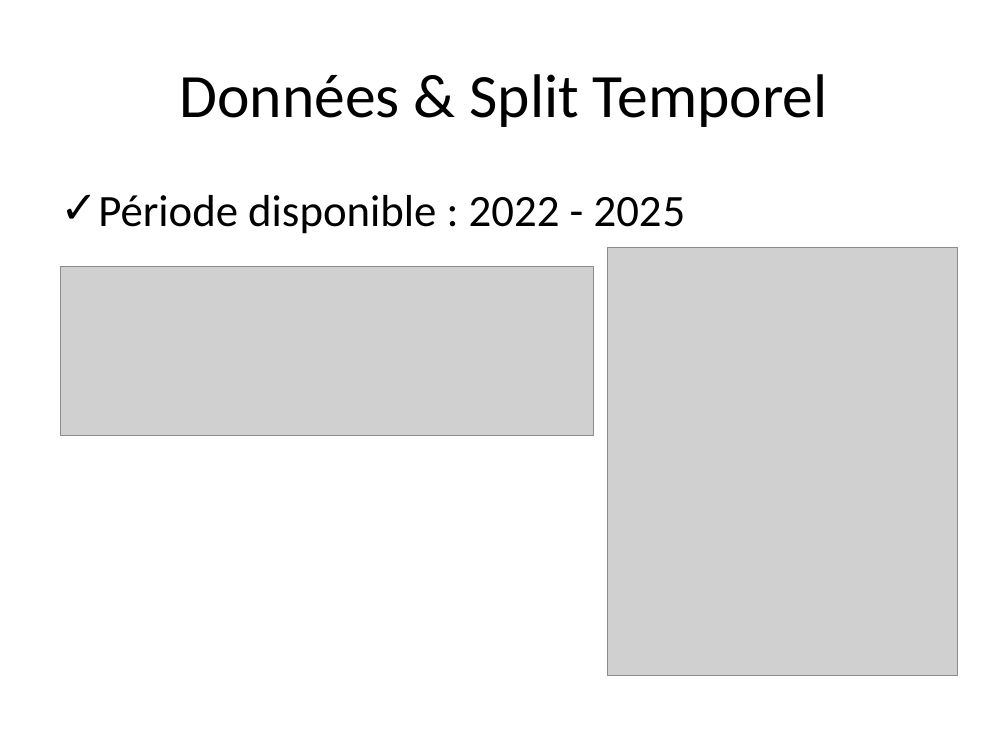
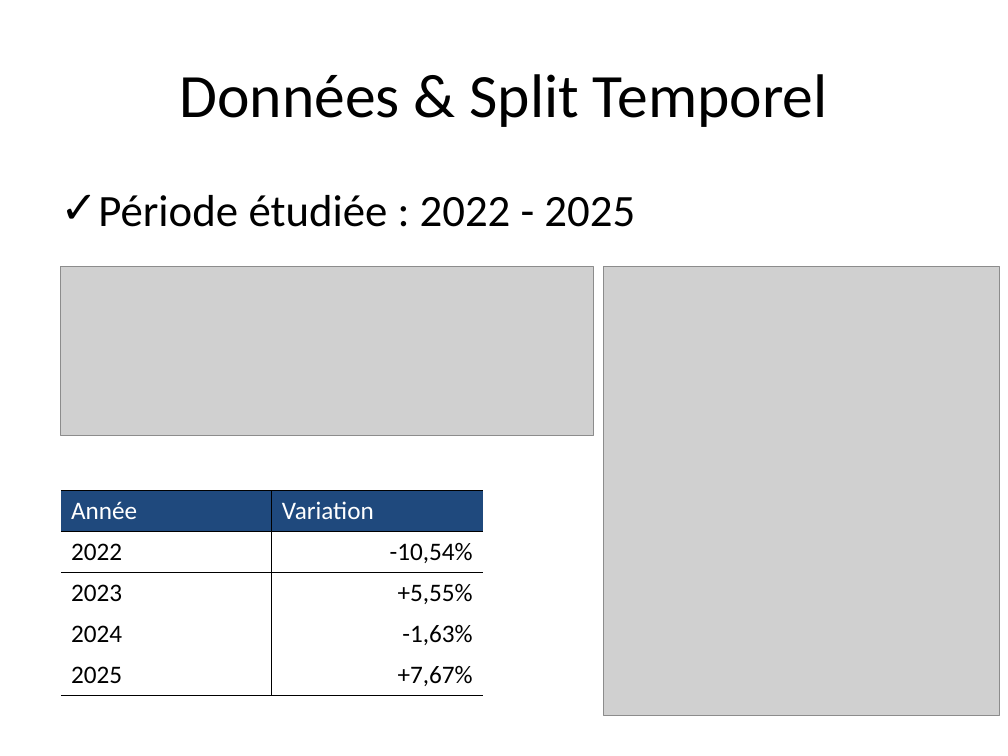
Before and after one commit to BeanEden/Projet_trading, a slide deck: slide 3 of Presentation_Projet_Trading.pptx (slide 4 before the commit). Drawn at 1008x756 pixels with LibreOffice and Linux fonts; fonts in the diff are those of the drawing; grey boxes stand for pictures; background and template pictures are left out. Boxes give left, top, right and bottom in pixels: in the first picture for what was removed or moved away, otherwise in the second. Text is boxed around its words. In the diff, an @@ line names an element or a change of style, - is before the commit and + after.

```diff
--- a/Presentation_Projet_Trading.pptx
+++ b/Presentation_Projet_Trading.pptx
@@ text at [98, 195, 635, 227]: text changed @@
-✓ Période disponible : 2022 - 2025
+✓ Période étudiée : 2022 - 2025
@@ picture: place and size @@
-picture at [608, 248, 958, 675]
+picture at [604, 267, 999, 716]
@@ table added at [60, 491, 482, 692], 5 rows, 2 columns @@
+Année | Variation
+2022 | -10,54%
+2023 | +5,55%
+2024 | -1,63%
+2025 | +7,67%
```
Also in this commit, not shown: 11 other slides changed, 8 slides added, 6 slides removed, 7 other files.
